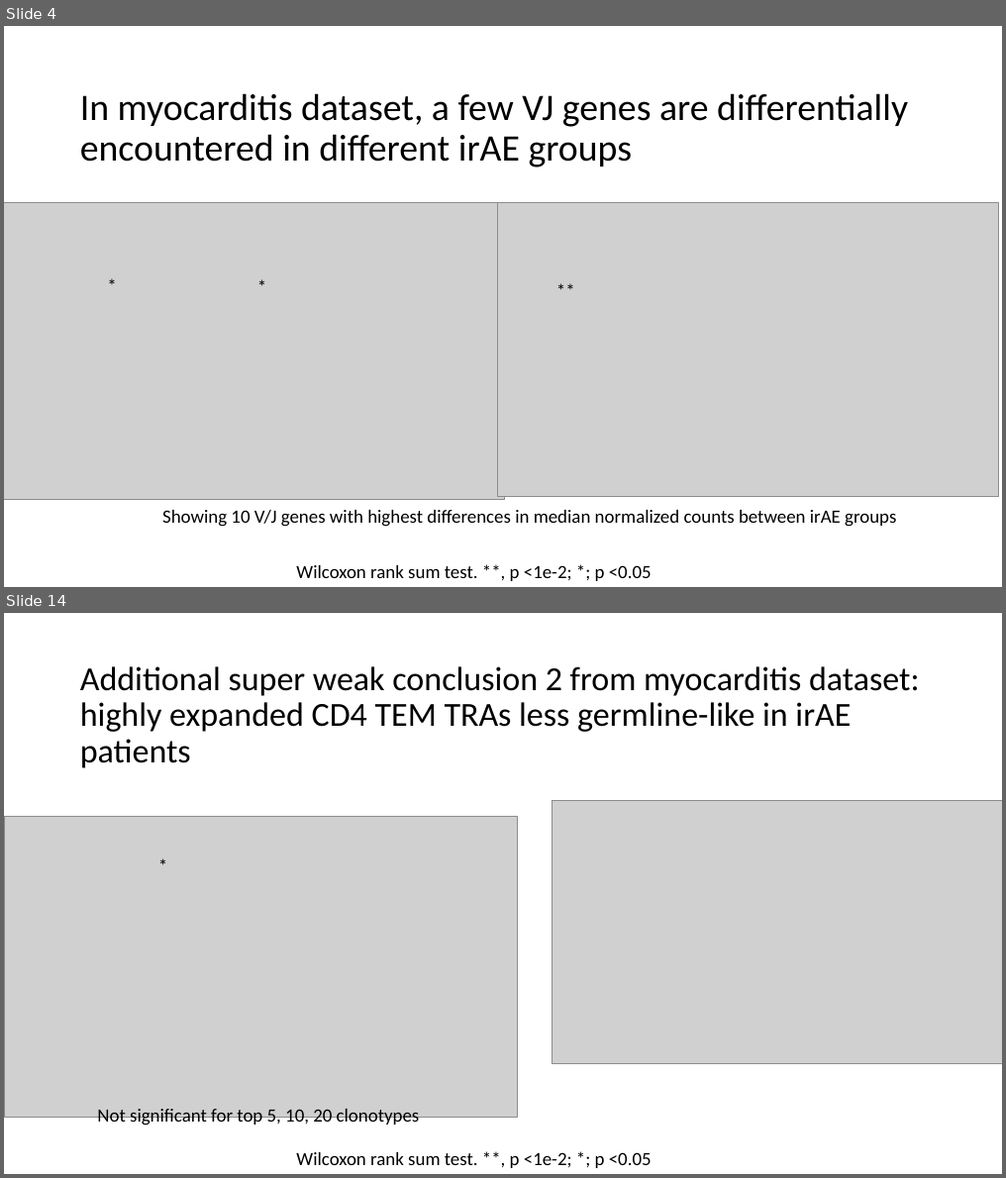
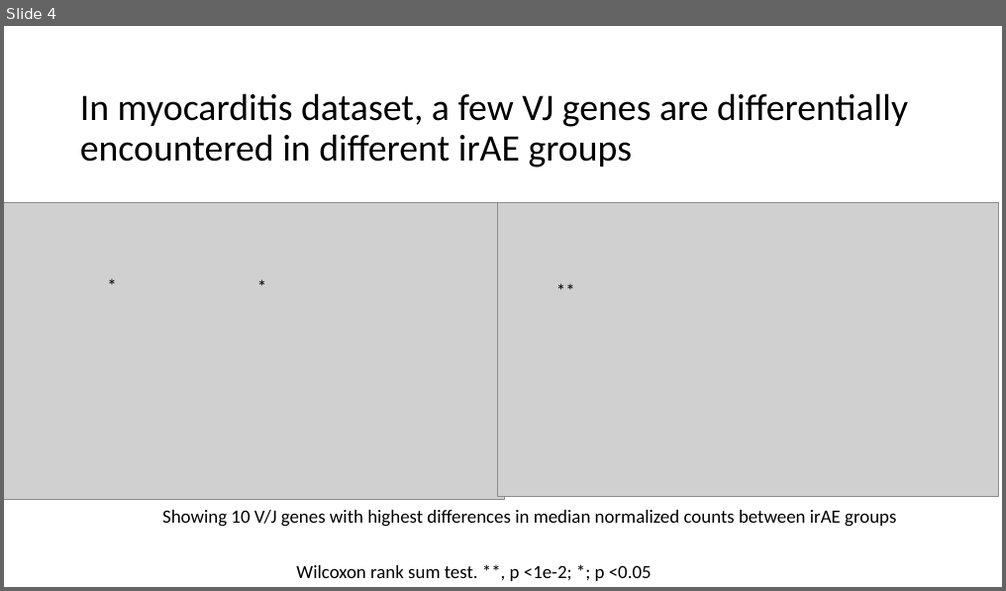
Before and after one commit to tybottorff/bottorffdocs, a slide deck: linsley_postdoc/presentations/weekly_meetings/1_11_24.pptx. Shown one above the other, each under a label of ours: slides 4 and 14 before the commit, slide 4 after it; the slides between them are not shown. The pictures are 1006x1178 and 1006x591 pixels, drawn with LibreOffice and Linux fonts; fonts in the diff are those of the drawing; grey boxes stand for pictures. Boxes give left, top, right and bottom in pixels: in the first picture for what was removed or moved away, otherwise in the second. Text is boxed around its words. In the diff, an @@ line names an element or a change of style, - is before the commit and + after.

```diff
--- a/linsley_postdoc/presentations/weekly_meetings/1_11_24.pptx
+++ b/linsley_postdoc/presentations/weekly_meetings/1_11_24.pptx
@@ slide 14 removed at [4, 613, 1002, 1174], background #FFFFFF @@
@@ title removed at [80, 666, 920, 768] @@
-Additional super weak conclusion 2 from myocarditis dataset: highly expanded CD4 TEM TRAs less germline-like in irAE patients
@@ picture removed at [4, 816, 518, 1117] @@
@@ picture removed at [552, 801, 1002, 1063] @@
@@ text removed at [151, 851, 207, 880] @@
-*
@@ text removed at [97, 1109, 420, 1128] @@
-Not significant for top 5, 10, 20 clonotypes
@@ text removed at [296, 1153, 651, 1168] @@
-Wilcoxon rank sum test. **, p <1e-2; *; p <0.05
```
Also in this commit, not shown: 2 slides changed, 4 slides added, 13 other slides removed, 2 other files.
